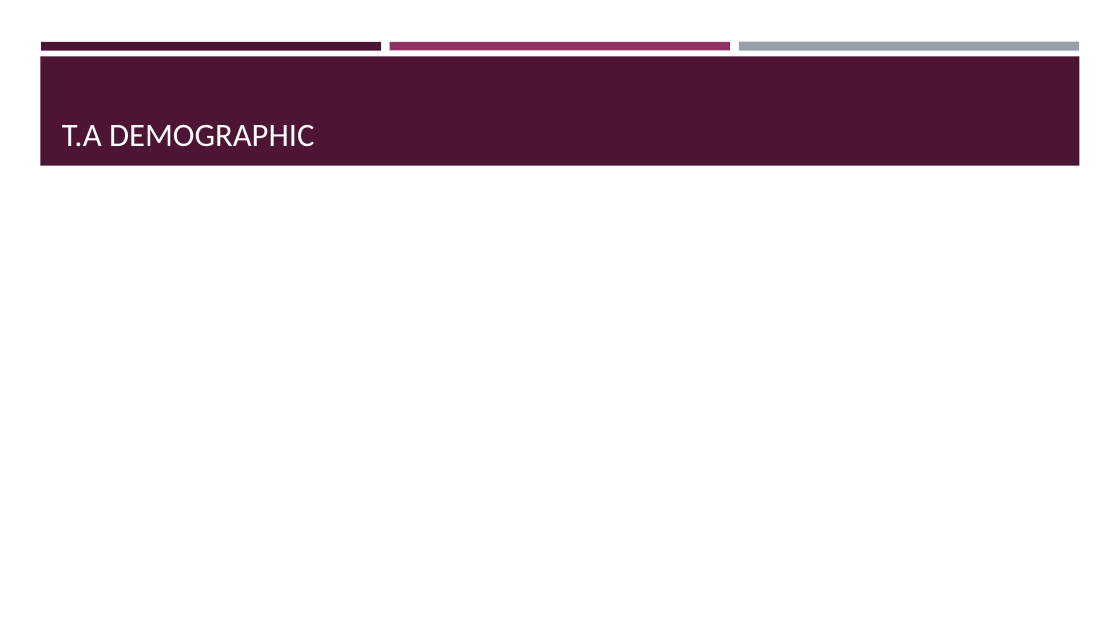
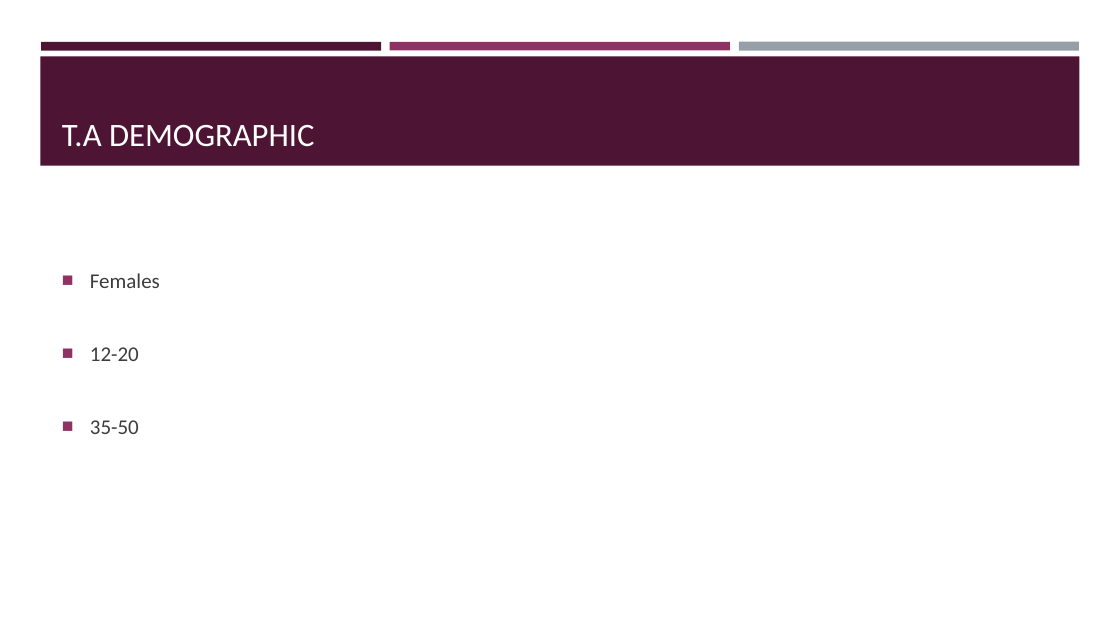
Before and after one commit to UoSGroupProjects1718/level-6-level-6-group-6, a slide deck: slide 3 of Presentations/Presentation1.pptx. Drawn at 1120x630 pixels with LibreOffice and Linux fonts; fonts in the diff are those of the drawing. Boxes give left, top, right and bottom in pixels: in the first picture for what was removed or moved away, otherwise in the second. Text is boxed around its words. In the diff, an @@ line names an element or a change of style, - is before the commit and + after.

```diff
--- a/Presentations/Presentation1.pptx
+++ b/Presentations/Presentation1.pptx
@@ text added at box(90, 273, 160, 434), 18 pt, text #3D3D3D @@
+■ Females
+■ 12-20
+■ 35-50
```
Also in this commit, not shown: 2 other slides changed, 2 slides added, 2 slides removed.
